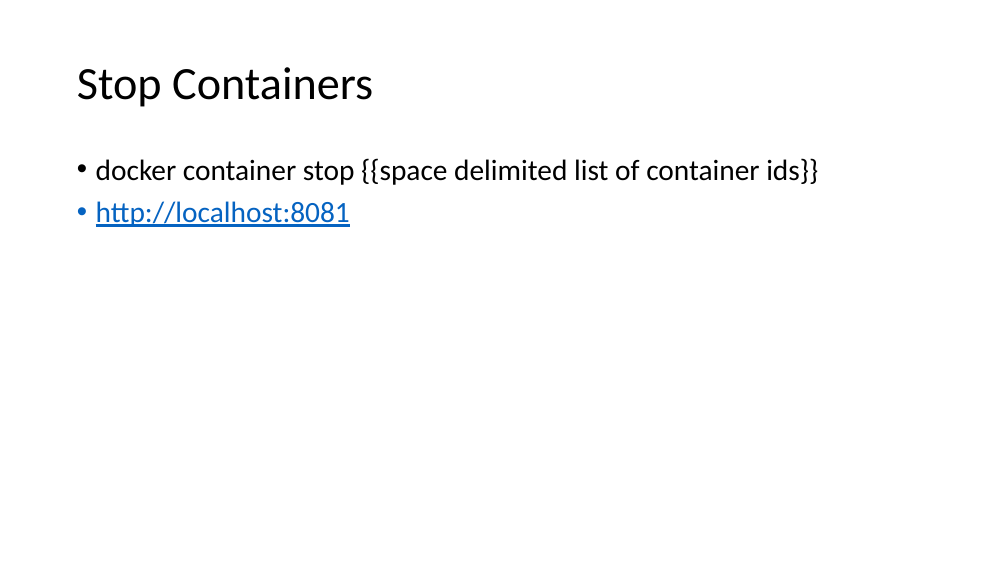
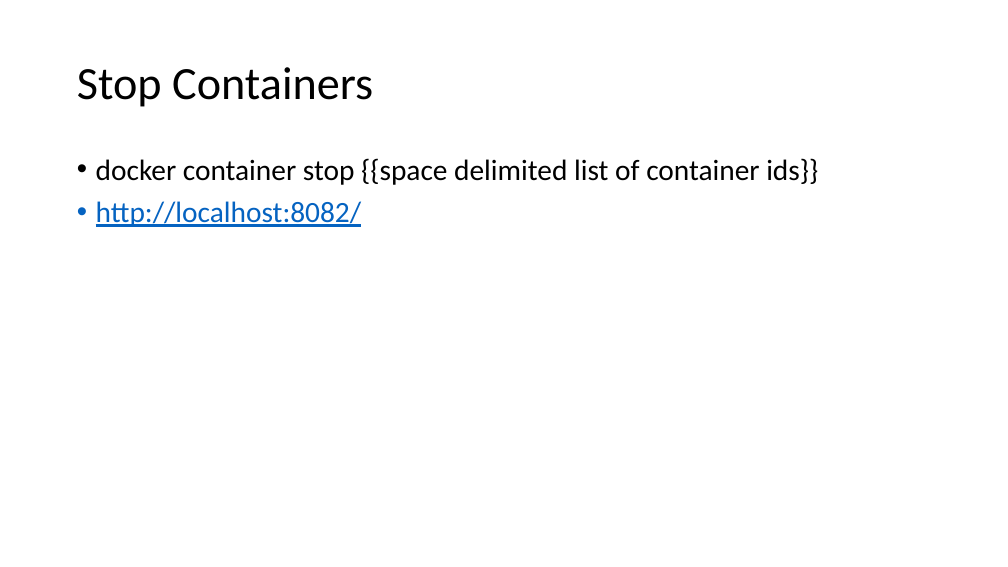
Before and after one commit to dvdmrk/DockerPresentation, a slide deck: slide 21 of Slides/DockerPresentation.pptx. Drawn at 1008x567 pixels with LibreOffice and Linux fonts; fonts in the diff are those of the drawing. Boxes give left, top, right and bottom in pixels: in the first picture for what was removed or moved away, otherwise in the second. Text is boxed around its words. In the diff, an @@ line names an element or a change of style, - is before the commit and + after.

```diff
--- a/Slides/DockerPresentation.pptx
+++ b/Slides/DockerPresentation.pptx
@@ text at (96, 201, 361, 227): text changed @@
-• http://localhost:8081
+• http://localhost:8082/
```
Also in this commit, not shown: 7 other slides changed, 1 slide removed, 5 other files.
